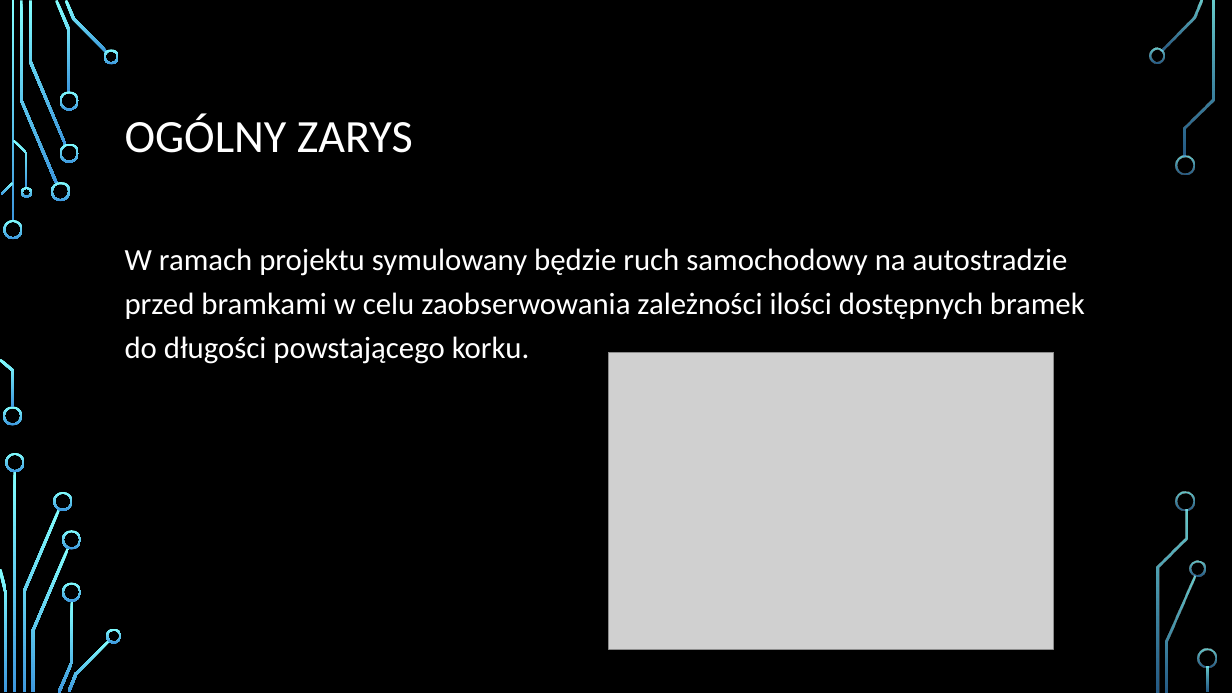
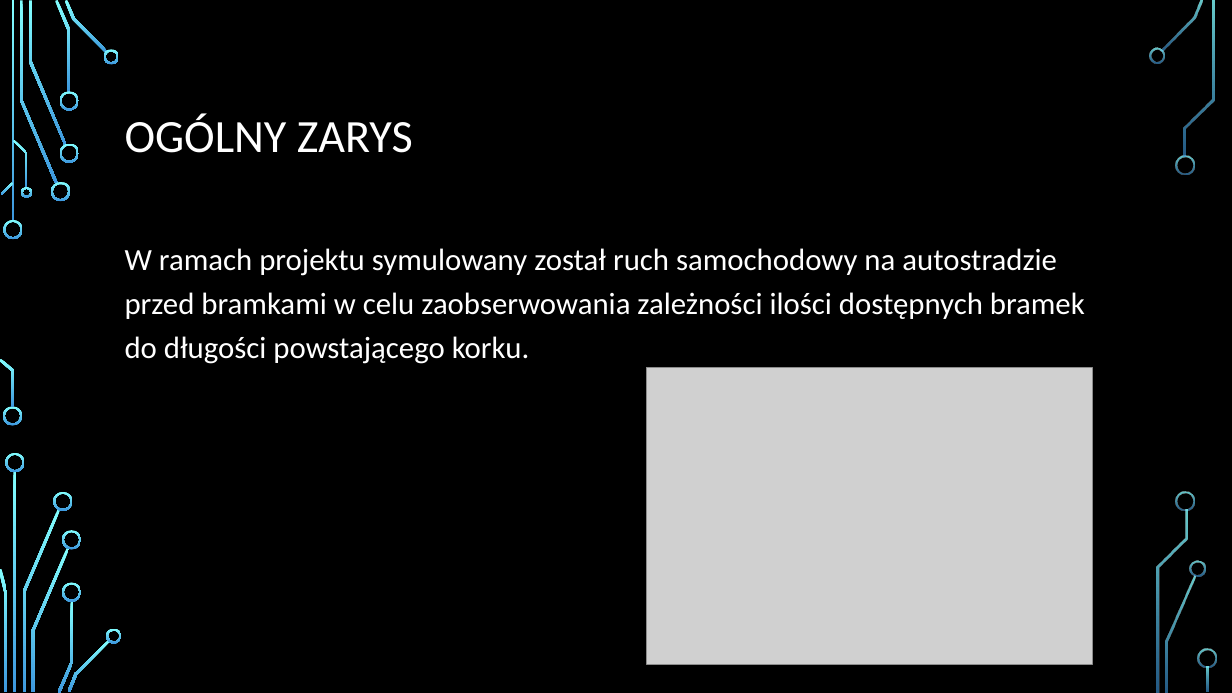
Before and after one commit to zurus93/ExpresswaySimulation, a slide deck: slide 2 of ExpresswaySimulation/doc/Prezentacja_finalna.pptx. Drawn at 1232x693 pixels with LibreOffice and Linux fonts; fonts in the diff are those of the drawing; grey boxes stand for pictures; background and template pictures are left out. Boxes give left, top, right and bottom in pixels: in the first picture for what was removed or moved away, otherwise in the second. Text is boxed around its words. In the diff, an @@ line names an element or a change of style, - is before the commit and + after.

```diff
--- a/ExpresswaySimulation/doc/Prezentacja_finalna.pptx
+++ b/ExpresswaySimulation/doc/Prezentacja_finalna.pptx
@@ text at box(125, 248, 1085, 364): text changed @@
-W ramach projektu symulowany będzie ruch samochodowy na autostradzie przed bramkami w celu zaobserwowania zależności ilości dostępnych bramek do długości powstającego korku.
+W ramach projektu symulowany został ruch samochodowy na autostradzie przed bramkami w celu zaobserwowania zależności ilości dostępnych bramek do długości powstającego korku.
@@ picture: place and size @@
-picture at box(608, 352, 1054, 649)
+picture at box(647, 368, 1092, 665)
```
Also in this commit, not shown: 1 other slide changed, 19 slides added, 4 slides removed, 28 other files.
